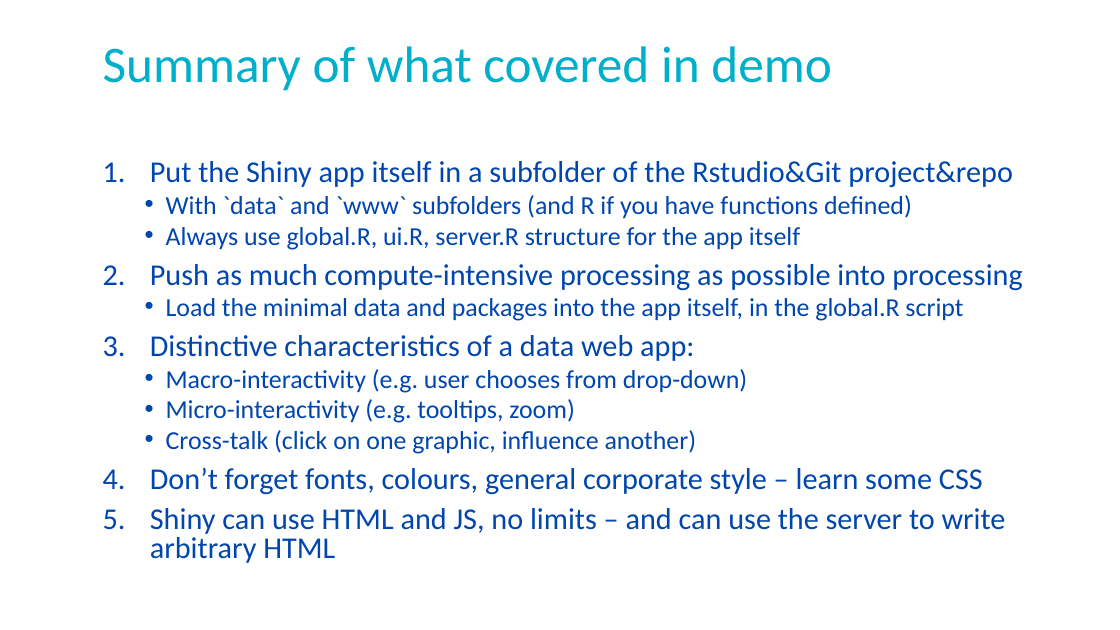
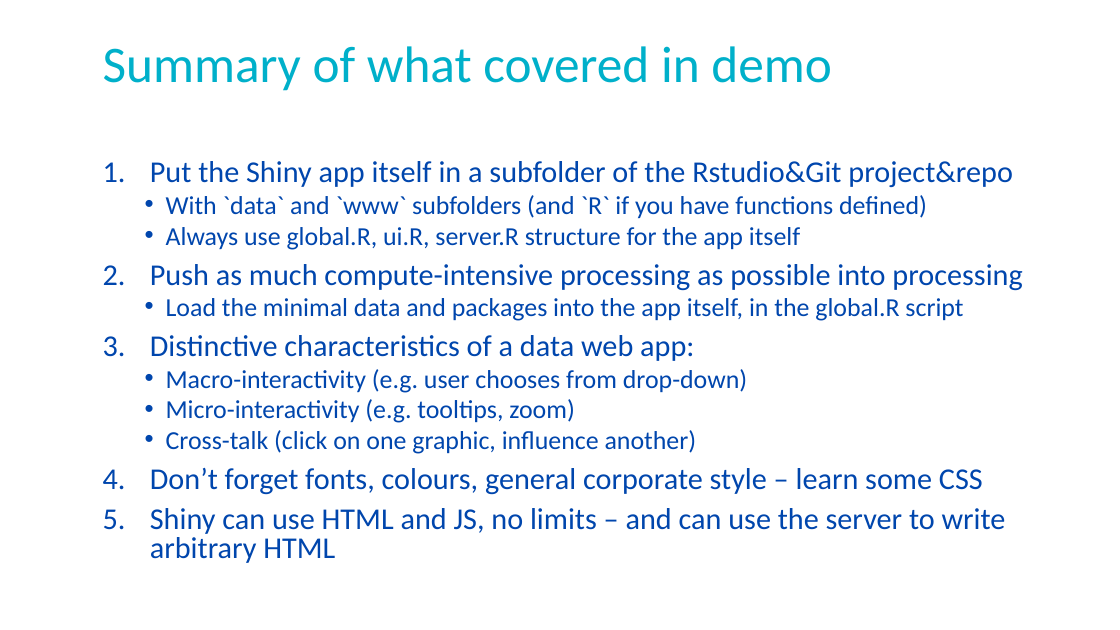
Before and after one commit to ellisp/shiny-multi-demo, a slide deck: slide 3 of doc/Building a Shiny app.pptx. Drawn at 1120x630 pixels with LibreOffice and Linux fonts; fonts in the diff are those of the drawing; background and template pictures are left out. Boxes give left, top, right and bottom in pixels: in the first picture for what was removed or moved away, otherwise in the second. Text is boxed around its words. In the diff, an @@ line names an element or a change of style, - is before the commit and + after.

Commit message:
final slides

```diff
--- a/doc/Building a Shiny app.pptx
+++ b/doc/Building a Shiny app.pptx
@@ text at [166,195,927,219]: text changed @@
-  • With `data` and `www` subfolders (and R if you have functions defined)
+  • With `data` and `www` subfolders (and `R` if you have functions defined)
```
Also in this commit, not shown: 1 other slide changed.
